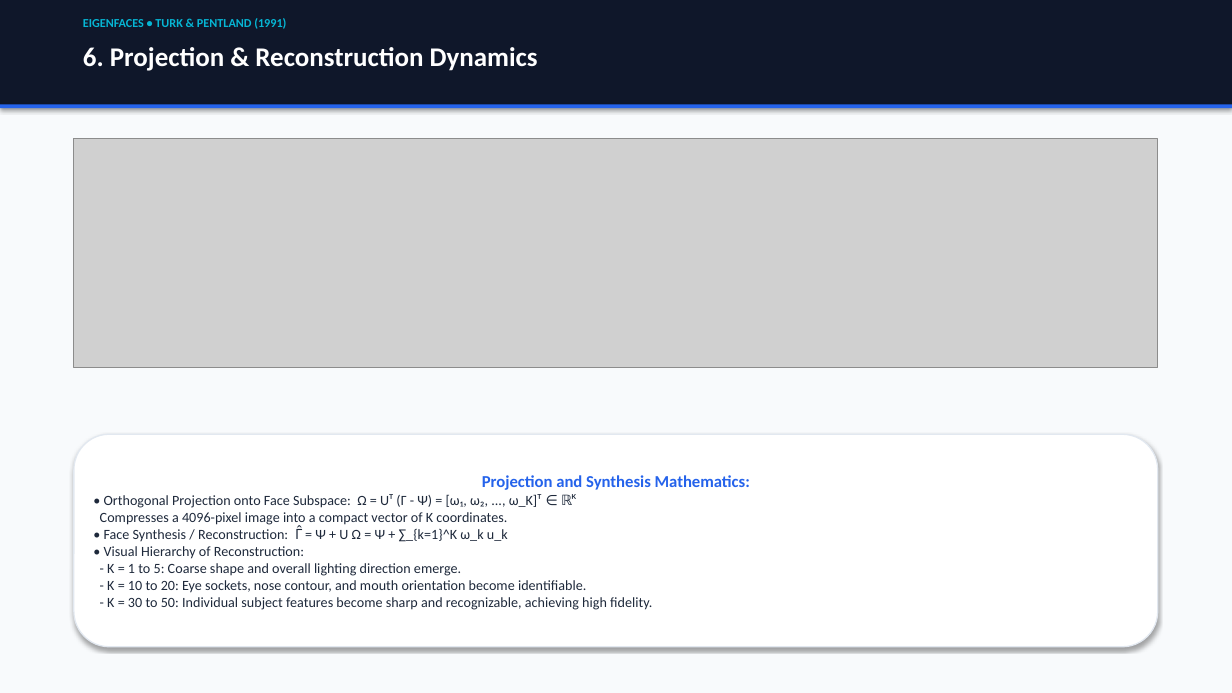
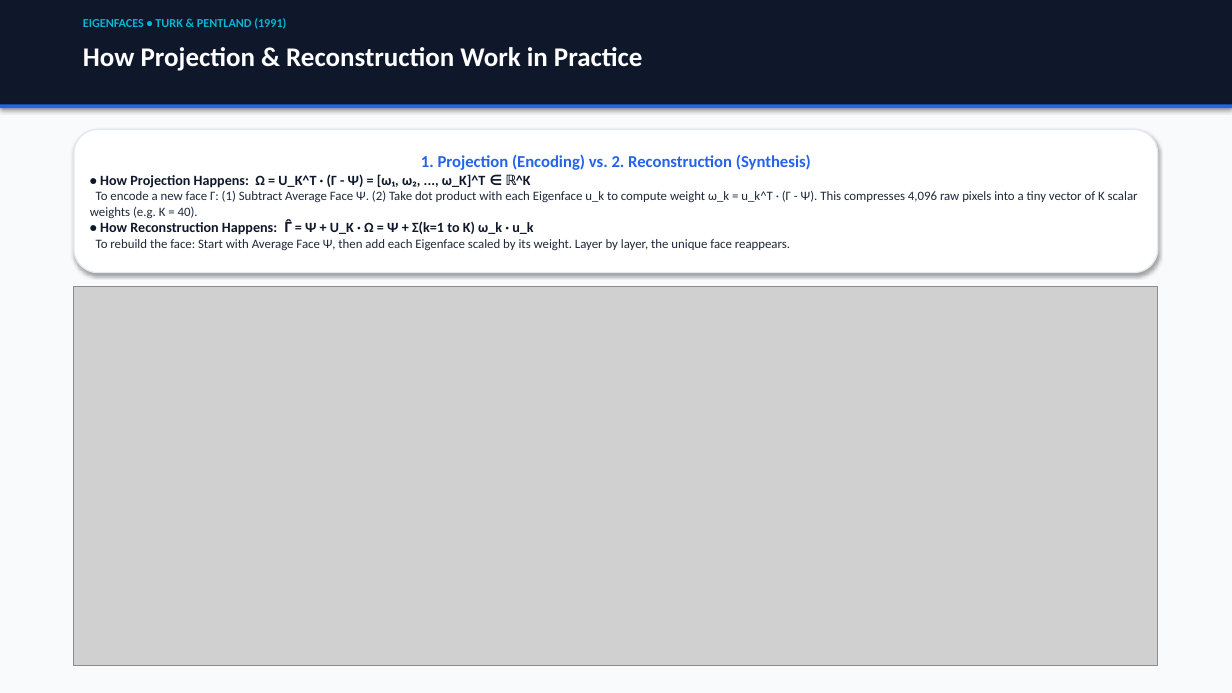
Before and after one commit to shashank-emty/Eigen-faces, a slide deck: slide 7 of EigenFaces_Presentation.pptx. Drawn at 1232x693 pixels with LibreOffice and Linux fonts; fonts in the diff are those of the drawing; grey boxes stand for pictures. Boxes give left, top, right and bottom in pixels: in the first picture for what was removed or moved away, otherwise in the second. Text is boxed around its words. In the diff, an @@ line names an element or a change of style, - is before the commit and + after.

Commit message:
Organize project structure, update core implementation, reports, and presentation materials

```diff
--- a/EigenFaces_Presentation.pptx
+++ b/EigenFaces_Presentation.pptx
@@ text at <box>83,47,642,71</box>: text changed @@
-6. Projection & Reconstruction Dynamics
+How Projection & Reconstruction Work in Practice
@@ rounded rectangle added at <box>74,129,1158,273</box>, fill #FFFFFF, outline #E2E8F0 1 pt, 10 pt, text #1E293B @@
+1. Projection (Encoding) vs. 2. Reconstruction (Synthesis)
+• How Projection Happens: Ω = U_K^T · (Γ - Ψ) = [ω₁, ω₂, ..., ω_K]^T ∈ ℝ^K
+To encode a new face Γ: (1) Subtract Average Face Ψ. (2) Take dot product with each Eigenface u_k to compute weight ω_k = u_k^T · (Γ - Ψ). This compresses 4,096 raw pixels into a tiny vector of K scalar weights (e.g. K = 40).
+• How Reconstruction Happens: Γ̂ = Ψ + U_K · Ω = Ψ + Σ(k=1 to K) ω_k · u_k
+To rebuild the face: Start with Average Face Ψ, then add each Eigenface scaled by its weight. Layer by layer, the unique face reappears.
@@ picture: place and size @@
-picture at <box>74,139,1158,367</box>
+picture at <box>74,287,1158,665</box>
@@ rounded rectangle removed at <box>74,434,1158,647</box> @@
-Projection and Synthesis Mathematics:
-• Orthogonal Projection onto Face Subspace: Ω = Uᵀ (Γ - Ψ) = [ω₁, ω₂, ..., ω_K]ᵀ ∈ ℝᴷ
-Compresses a 4096-pixel image into a compact vector of K coordinates.
-• Face Synthesis / Reconstruction: Γ̂ = Ψ + U Ω = Ψ + ∑_{k=1}^K ω_k u_k
-• Visual Hierarchy of Reconstruction:
-- K = 1 to 5: Coarse shape and overall lighting direction emerge.
-- K = 10 to 20: Eye sockets, nose contour, and mouth orientation become identifiable.
-- K = 30 to 50: Individual subject features become sharp and recognizable, achieving high fidelity.
```
Also in this commit, not shown: 5 other slides changed, 7 slides added, 7 slides removed, 13 other files.
